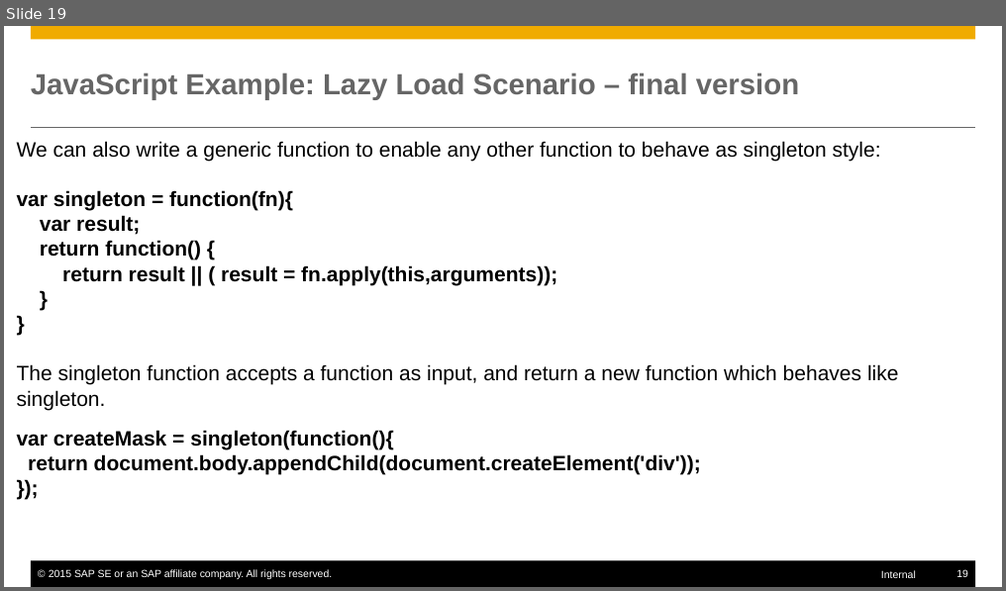
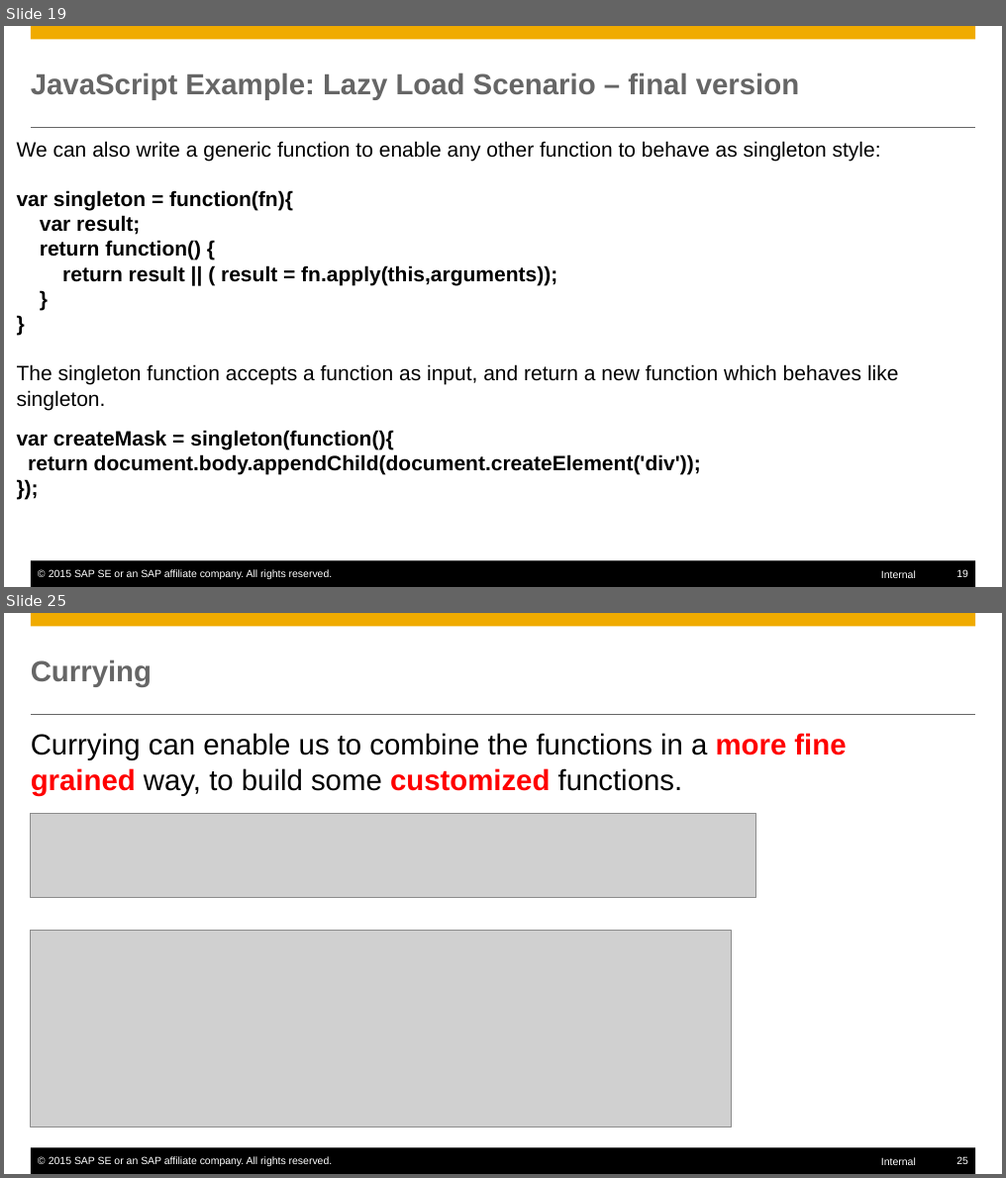
Before and after one commit to mxpang/jerryslide, a slide deck: training/ProgrammingLanguage/001_closure.pptx. Shown one above the other, each under a label of ours: slide 19 before the commit, slides 19 and 25 after it; the slides between them are not shown. The pictures are 1006x591 and 1006x1178 pixels, drawn with LibreOffice and Linux fonts; fonts in the diff are those of the drawing; grey boxes stand for pictures. Boxes give left, top, right and bottom in pixels: in the first picture for what was removed or moved away, otherwise in the second. Text is boxed around its words. In the diff, an @@ line names an element or a change of style, - is before the commit and + after.

```diff
--- a/training/ProgrammingLanguage/001_closure.pptx
+++ b/training/ProgrammingLanguage/001_closure.pptx
@@ slide 25 added at [4, 613, 1002, 1174], background #FFFFFF; not listed: 6 template elements that a slide beside it also shows @@
@@ title added at [31, 660, 152, 687], 28 pt, text #666666, bold @@
+Currying
@@ text added at [31, 733, 846, 796], 28 pt, text #000000 @@
+Currying can enable us to combine the functions in a more fine grained way, to build some customized functions.
@@ picture added at [30, 814, 755, 898] @@
@@ picture added at [30, 930, 731, 1128] @@
```
Also in this commit, not shown: 3 slides changed, 7 other slides added, 4 other files.
